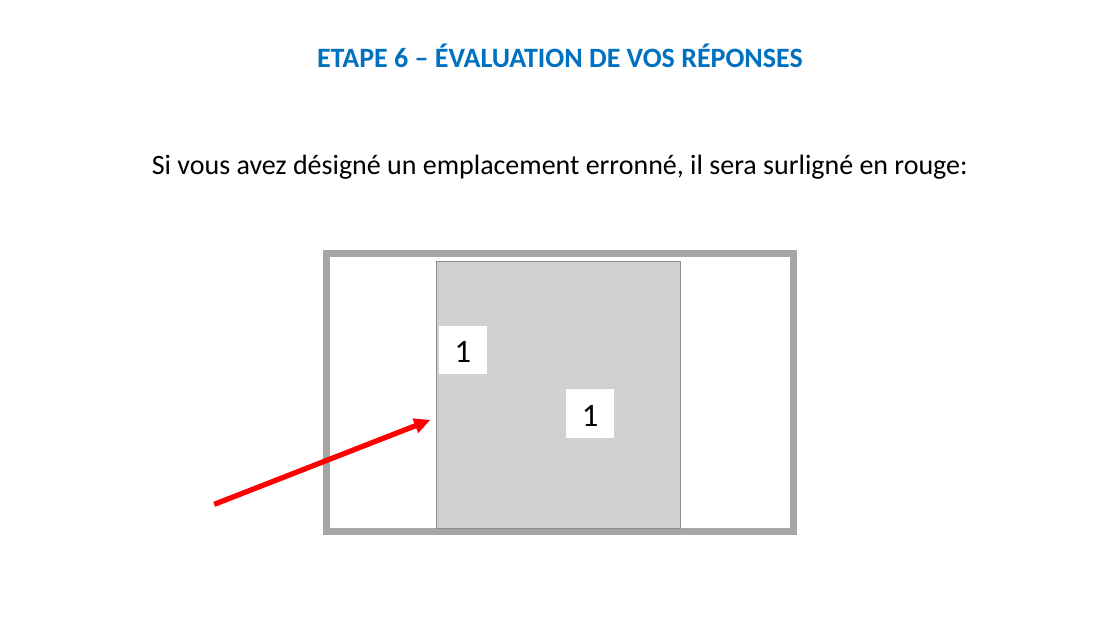
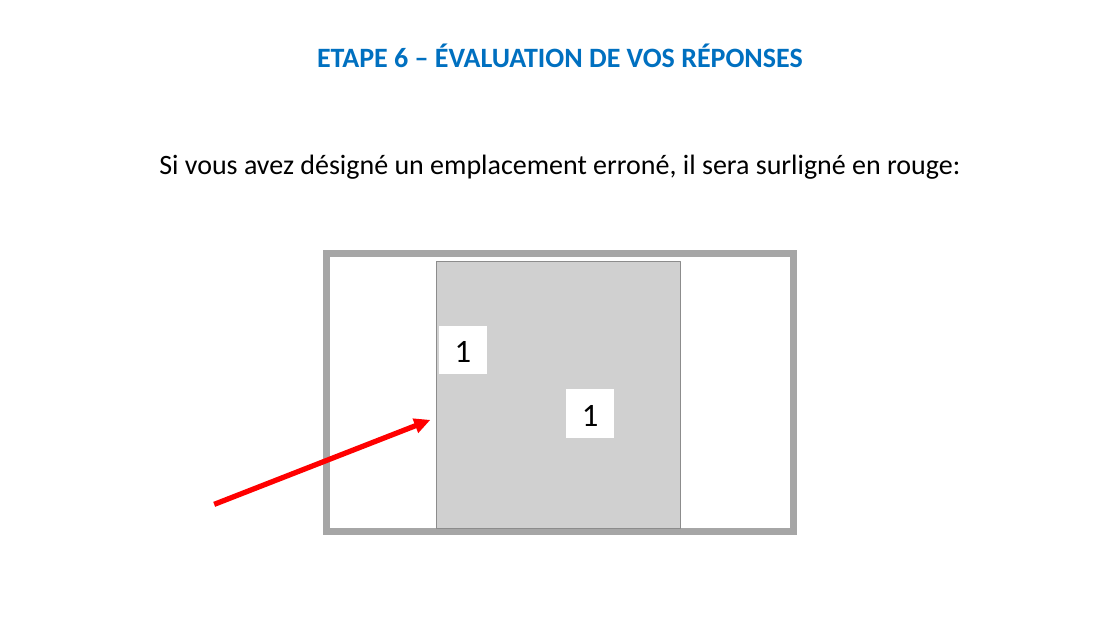
Before and after one commit to MBB-team/Online_Testing, a slide deck: slide 29 of src/SE_glioma/Stimuli/Instructions_new_patient.pptx. Drawn at 1120x630 pixels with LibreOffice and Linux fonts; fonts in the diff are those of the drawing; grey boxes stand for pictures. Boxes give left, top, right and bottom in pixels: in the first picture for what was removed or moved away, otherwise in the second. Text is boxed around its words. In the diff, an @@ line names an element or a change of style, - is before the commit and + after.

```diff
--- a/src/SE_glioma/Stimuli/Instructions_new_patient.pptx
+++ b/src/SE_glioma/Stimuli/Instructions_new_patient.pptx
@@ text at [159, 154, 960, 179]: text changed @@
-Si vous avez désigné un emplacement erronné, il sera surligné en rouge:
+Si vous avez désigné un emplacement erroné, il sera surligné en rouge:
```
Also in this commit, not shown: 1 other file.
